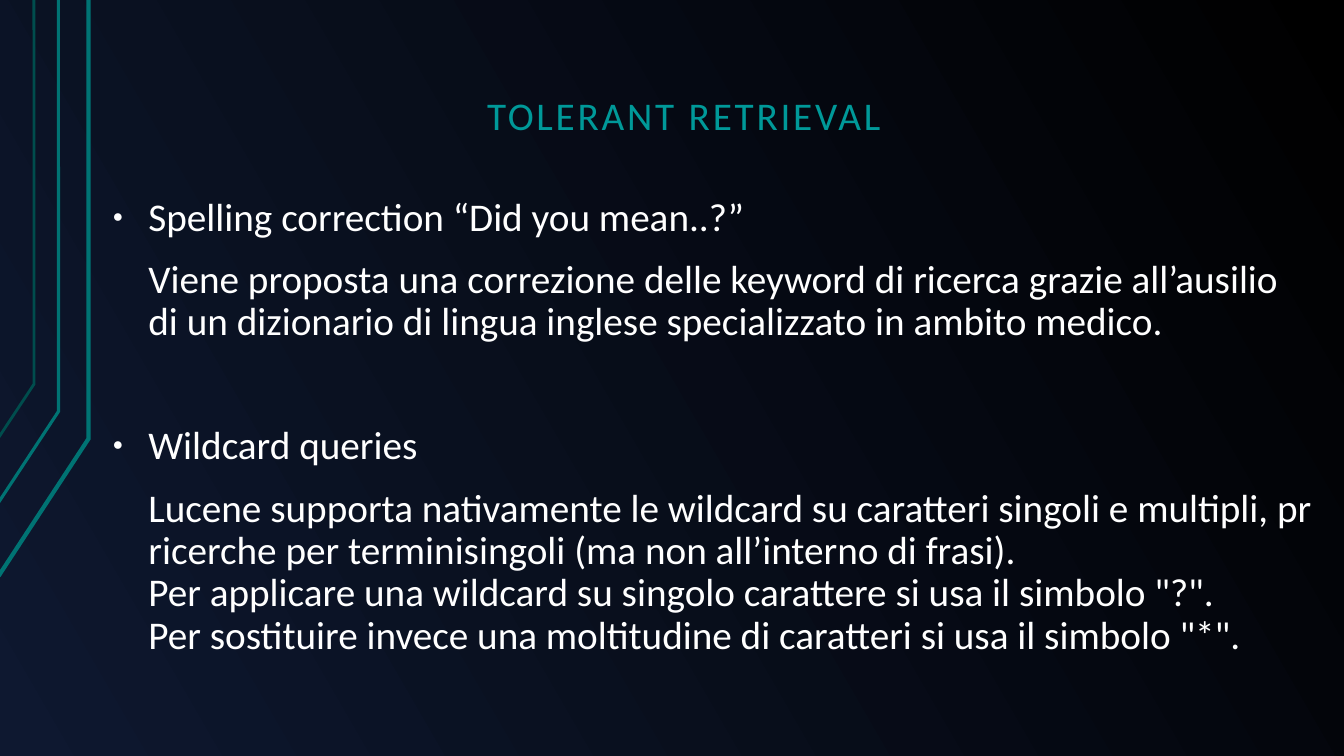
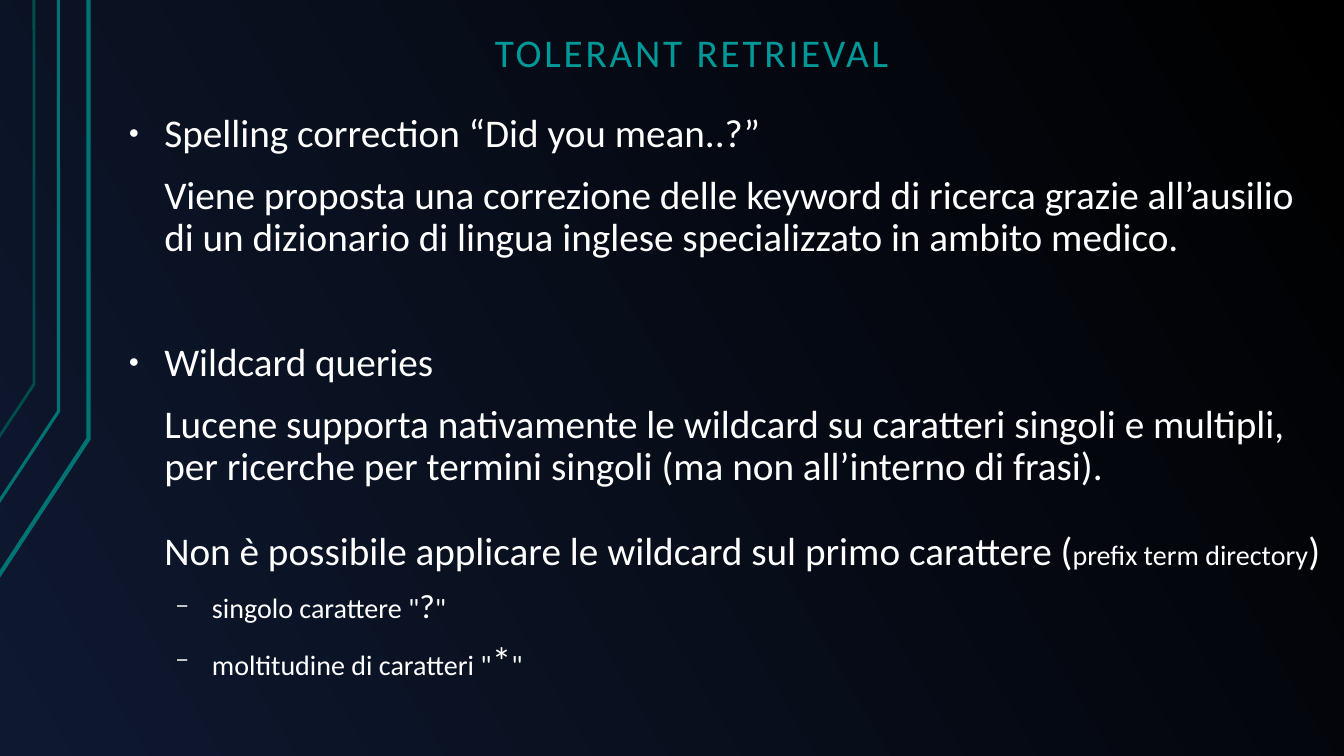
Before and after one commit to GreRagu/ProgettoGavi, a slide deck: slide 14 of Hegregio.odp (slide 13 before the commit). Drawn at 1344x756 pixels with LibreOffice and Linux fonts; fonts in the diff are those of the drawing. Boxes give left, top, right and bottom in pixels: in the first picture for what was removed or moved away, otherwise in the second. Text is boxed around its words. In the diff, an @@ line names an element or a change of style, - is before the commit and + after.

```diff
--- a/Hegregio.odp
+++ b/Hegregio.odp
@@ text "TOLERANT RETRIEVAL": place and size @@
-text "TOLERANT RETRIEVAL" at (487, 104, 881, 130)
+text "TOLERANT RETRIEVAL" at (495, 41, 889, 67)
@@ text "Spelling correction “Did you mean..?”": place and size @@
-text "Spelling correction “Did you mean..?”" at (148, 203, 1311, 650)
+text "Spelling correction “Did you mean..?”" at (164, 119, 1308, 676)
@@ text at (164, 410, 1308, 676): text changed @@
-Lucene supporta nativamente le wildcard su caratteri singoli e multipli, pr ricerche per terminisingoli (ma non all’interno di frasi).
-Per applicare una wildcard su singolo carattere si usa il simbolo "?".
-Per sostituire invece una moltitudine di caratteri si usa il simbolo "*".
+Lucene supporta nativamente le wildcard su caratteri singoli e multipli, per ricerche per termini singoli (ma non all’interno di frasi).
+Non è possibile applicare le wildcard sul primo carattere (prefix term directory)
+  − singolo carattere "?"
+  − moltitudine di caratteri "*"
```
Also in this commit, not shown: 4 other slides changed, 3 slides added, 4 slides removed, 1 other file.
